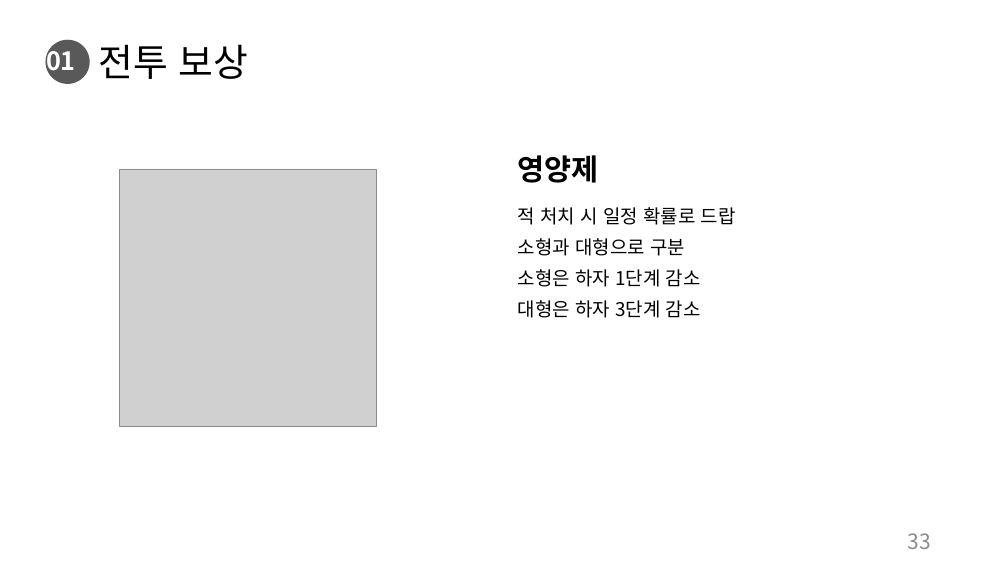
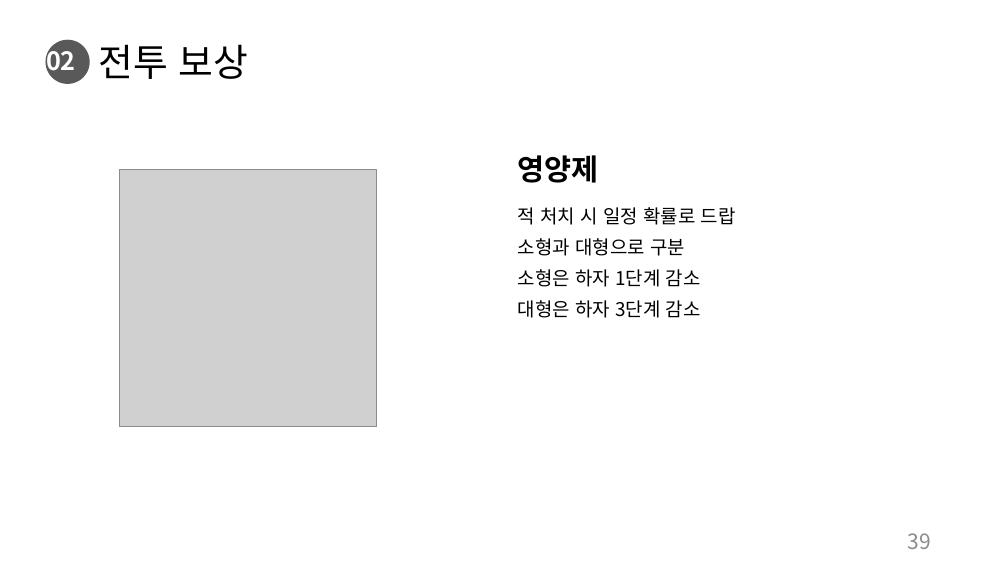
Before and after one commit to charobe/HDB, a slide deck: slide 39 of 조영욱/하자 드 바이오.pptx (slide 33 before the commit). Drawn at 1008x567 pixels with LibreOffice and Linux fonts; fonts in the diff are those of the drawing; grey boxes stand for pictures. Boxes give left, top, right and bottom in pixels: in the first picture for what was removed or moved away, otherwise in the second. Text is boxed around its words. In the diff, an @@ line names an element or a change of style, - is before the commit and + after.

```diff
--- a/조영욱/하자 드 바이오.pptx
+++ b/조영욱/하자 드 바이오.pptx
@@ text at bbox=[46, 44, 76, 77]: text changed @@
-01
+02
@@ page number at bbox=[908, 533, 931, 549]: text changed @@
-33
+39
```
Also in this commit, not shown: 2 other slides changed, 9 slides added.
